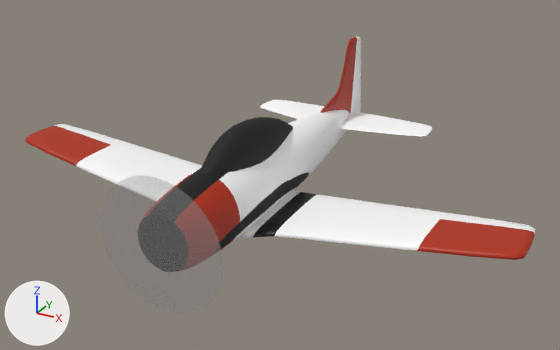
One commit to the glTF model Art/Aircraft/T28/T28.glb: the scene before it, then after it.
Before and after are seen from a 50 mm lens placed at (0.429, -0.796, 0.396), pointed at (0.006, -0.027, 0.011). Lighting does not change. The marker at lower left points along +X, +Y and +Z. Where no turn or scale is listed for an object, it has been applied to the vertices.

Objects in the first picture: 'Body', 'Canopy', 'Horizontal Stabiliser', 'Propeller', 'Vertical Stabiliser', 'Wing'.
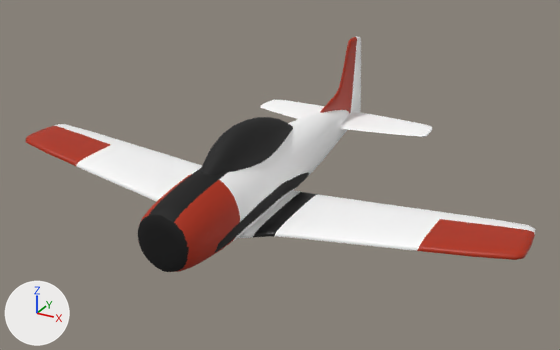
Pixel boxes (x1, y1, x2, y2) of what changed, in the pictures (560 x 350 px):
```json
{"object": "Propeller", "change": "deleted", "before": [100, 176, 224, 314]}
```

The change, as JSON lines over the scene's bpy script:
```json
{"op": "remove", "block": "ob_propeller", "code": ["ob_propeller = bpy.data.objects.new('Propeller', me_circle)", "ob_propeller.location = (0.0002, -0.2631, 0.0235)"]}
```
